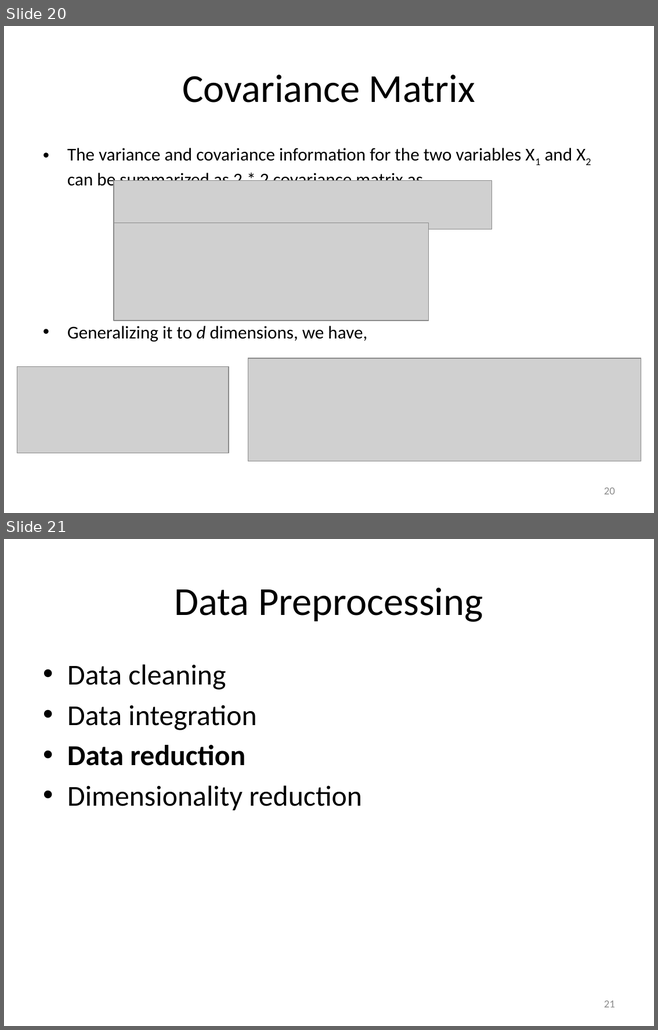
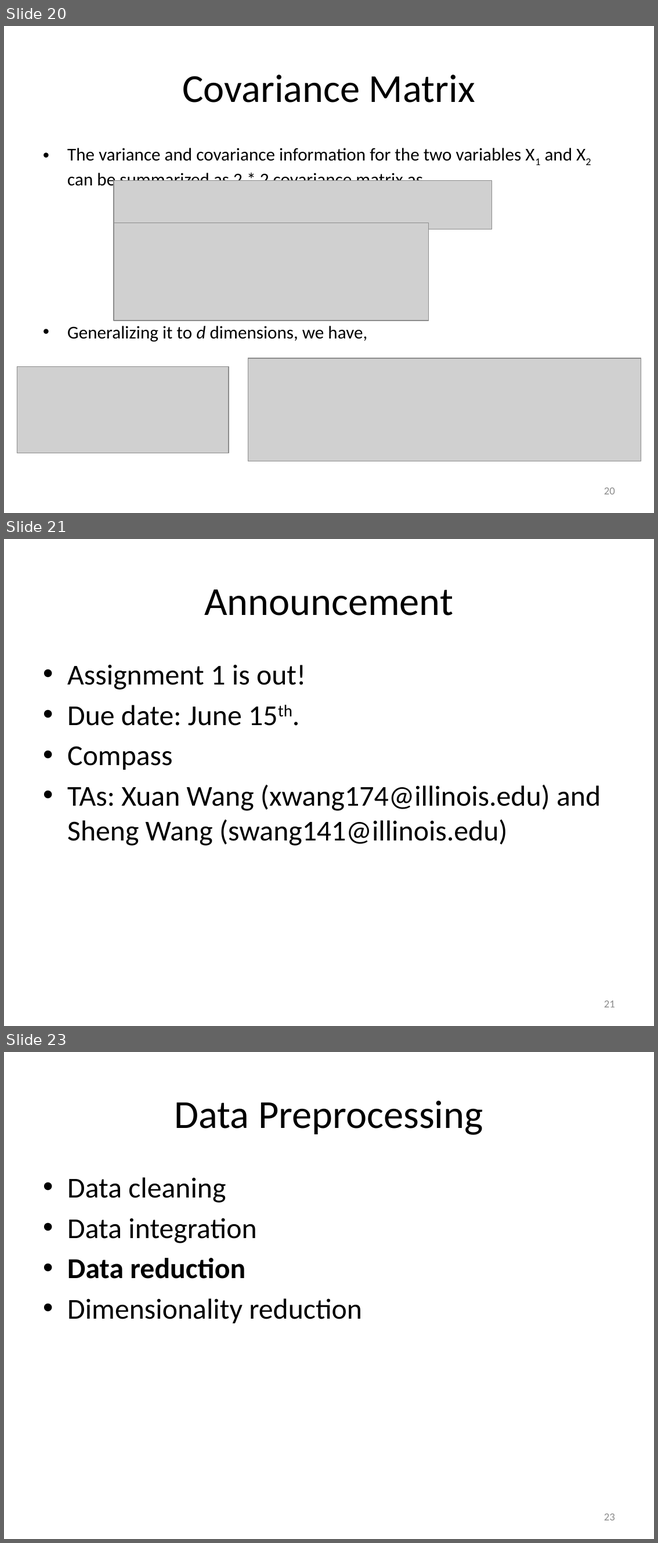
Before and after one commit to mjiang89/mjiang89.github.io, a slide deck: teaching/CS412Summer17-Chapter3.pptx. Shown one above the other, each under a label of ours: slides 20 and 21 before the commit, slides 20, 21 and 23 after it; the slides between them are not shown. The pictures are 658x1030 and 658x1543 pixels, drawn with LibreOffice and Linux fonts; fonts in the diff are those of the drawing; grey boxes stand for pictures. Boxes give left, top, right and bottom in pixels: in the first picture for what was removed or moved away, otherwise in the second. Text is boxed around its words. In the diff, an @@ line names an element or a change of style, - is before the commit and + after.

```diff
--- a/teaching/CS412Summer17-Chapter3.pptx
+++ b/teaching/CS412Summer17-Chapter3.pptx
@@ slide 21 added at box(4, 539, 654, 1026), background #FFFFFF @@
@@ title added at box(204, 589, 453, 616), 44 pt, text #000000 @@
+Announcement
@@ text added at box(67, 664, 600, 846), 32 pt, text #000000 @@
+• Assignment 1 is out!
+• Due date: June 15th.
+• Compass
+• TAs: Xuan Wang (xwang174@illinois.edu) and Sheng Wang (swang141@illinois.edu)
@@ page number added at box(604, 1001, 615, 1008), 12 pt, text #8C8C8C @@
+21
@@ what was slide 21 is now slide 23 @@
@@ page number at box(604, 1514, 615, 1521): text changed @@
-21
+23
```
Also in this commit, not shown: 3 slides changed, 1 other slide added, 3 other files.
